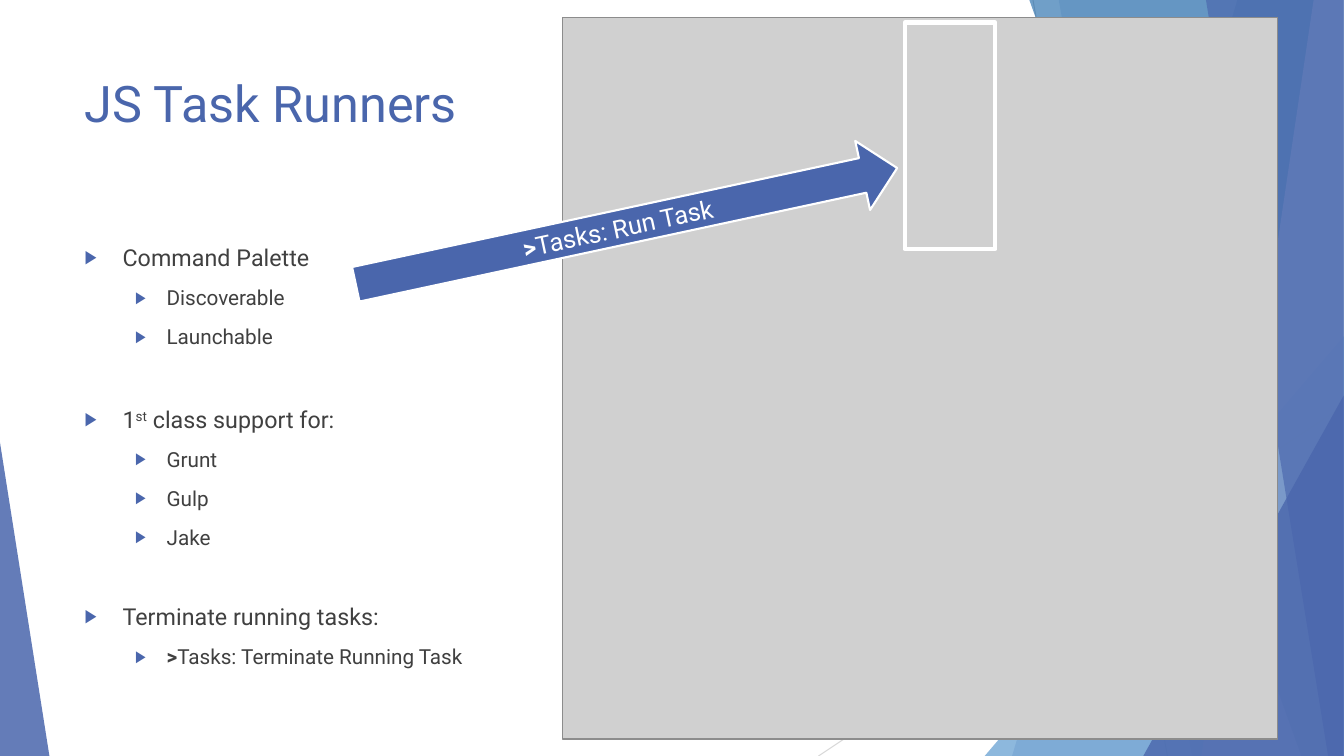
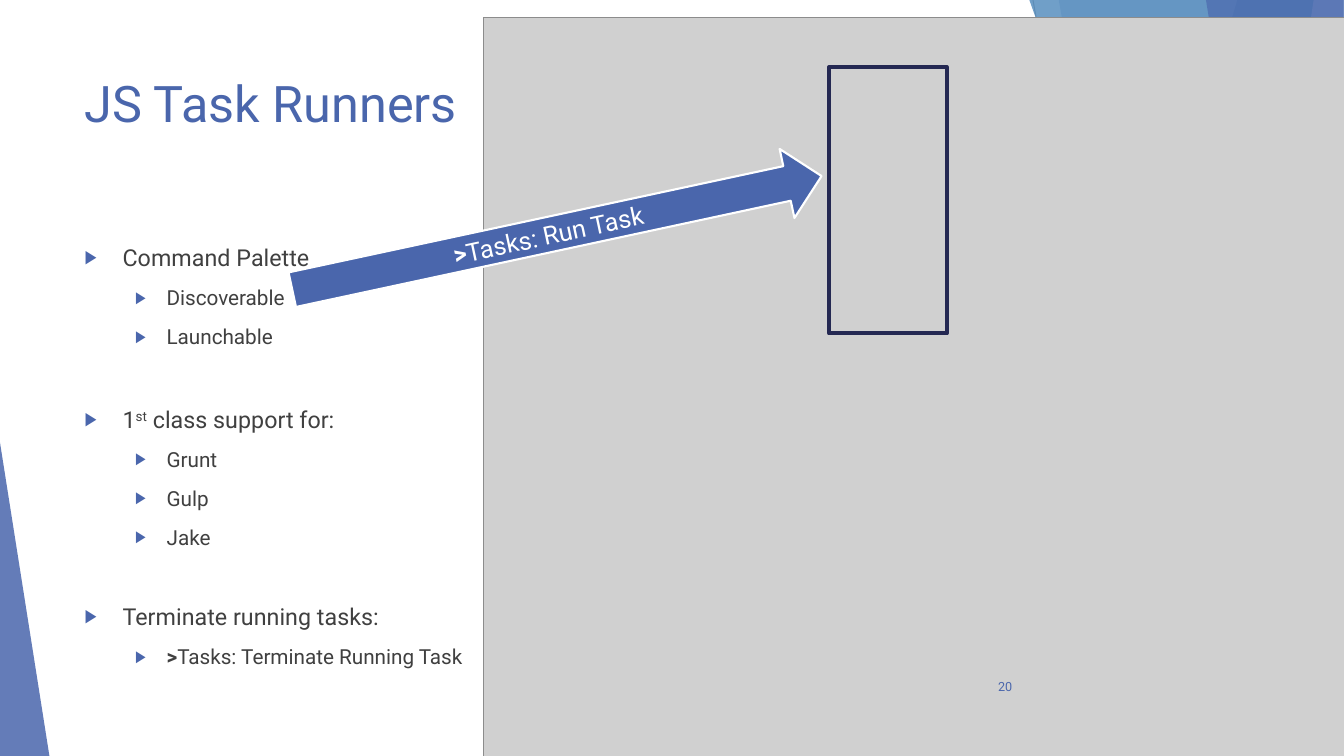
Before and after one commit to scottaddie/slide-decks, a slide deck: slide 20 of Intro to JavaScript Tooling in VS Code - devObjective.pptx (slide 21 before the commit). Drawn at 1344x756 pixels with LibreOffice and Linux fonts; fonts in the diff are those of the drawing; grey boxes stand for pictures. Boxes give left, top, right and bottom in pixels: in the first picture for what was removed or moved away, otherwise in the second. Text is boxed around its words. In the diff, an @@ line names an element or a change of style, - is before the commit and + after.

Commit message:
Update screenshots in dev.Objective() deck

```diff
--- a/Intro to JavaScript Tooling in VS Code - devObjective.pptx
+++ b/Intro to JavaScript Tooling in VS Code - devObjective.pptx
@@ picture added at (x1=484, y1=18, x2=1344, y2=756) @@
@@ picture removed at (x1=563, y1=18, x2=1277, y2=740) @@
@@ rectangle resized from (x1=904, y1=22, x2=995, y2=249) to (x1=829, y1=68, x2=947, y2=334) @@
@@ rectangle at (x1=829, y1=68, x2=947, y2=334): outline #FFFFFF 3 pt to #242852 3 pt @@
@@ right arrow ">Tasks: Run Task" resized from (x1=349, y1=133, x2=905, y2=318) to (x1=285, y1=142, x2=829, y2=324) @@
@@ triangle removed at (x1=985, y1=336, x2=1344, y2=756) @@
@@ line removed from (1344, 406) to (819, 756) @@
@@ triangle removed at (x1=1143, y1=396, x2=1344, y2=756) @@
@@ page number added at (x1=998, y1=682, x2=1012, y2=691), 9 pt, text #4A66AC @@
+20
```
Also in this commit, not shown: 4 other slides changed, 1 slide removed.
